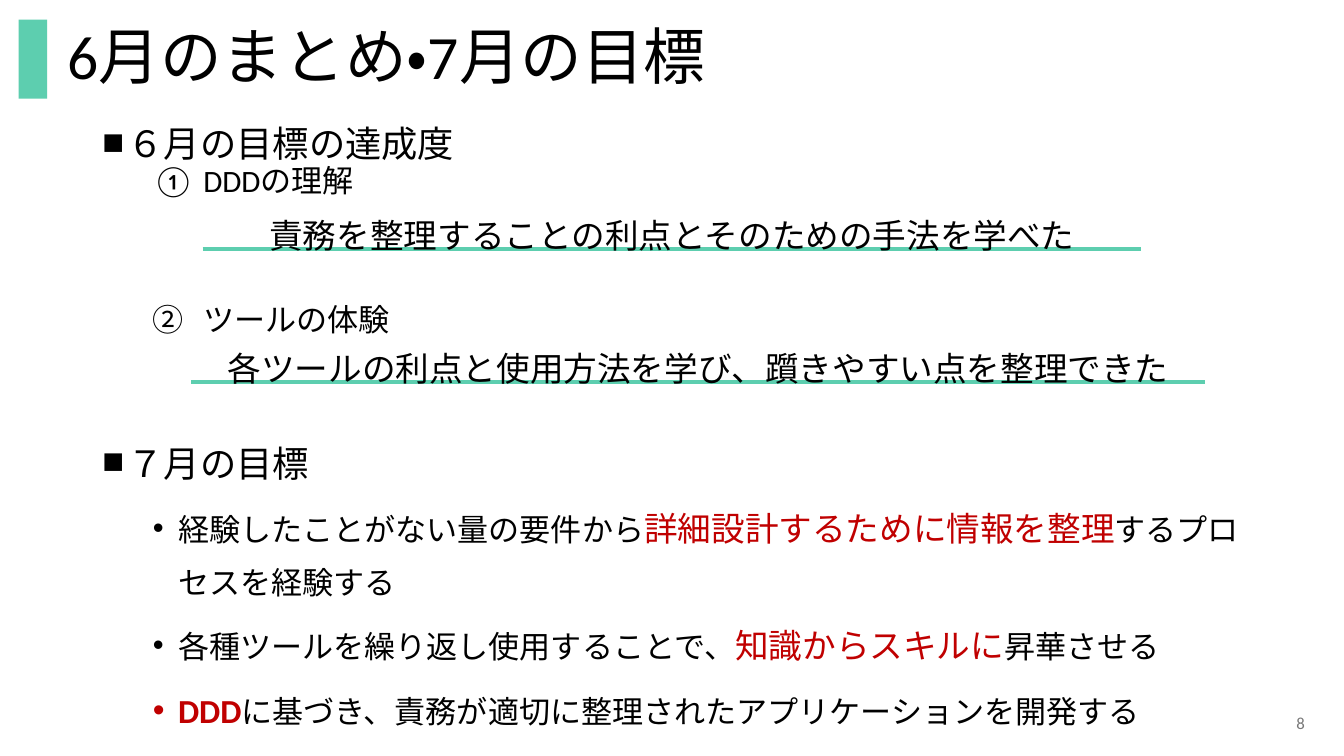
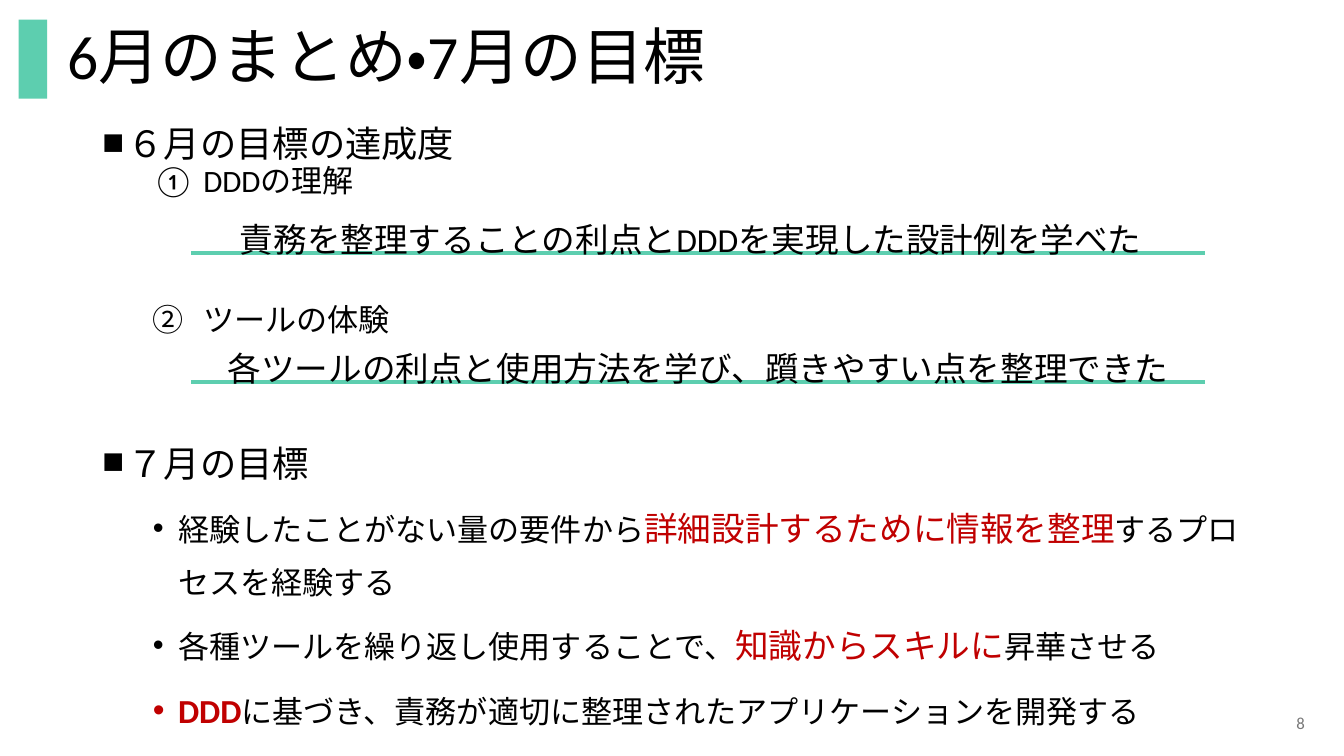
Before and after one commit to Keiichiro-Murayama/LibraryAPI, a slide deck: slide 8 of Docs/6月月次報告_WEMEX_村山.pptx. Drawn at 1344x756 pixels with LibreOffice and Linux fonts; fonts in the diff are those of the drawing. Boxes give left, top, right and bottom in pixels: in the first picture for what was removed or moved away, otherwise in the second. Text is boxed around its words. In the diff, an @@ line names an element or a change of style, - is before the commit and + after.

```diff
--- a/Docs/6月月次報告_WEMEX_村山.pptx
+++ b/Docs/6月月次報告_WEMEX_村山.pptx
@@ text at [240, 223, 1142, 255]: text changed @@
-責務を整理することの利点とそのための手法を学べた
+責務を整理することの利点とDDDを実現した設計例を学べた
@@ line moved from (203, 249) - (1141, 249) to (192, 253) - (1206, 253) @@
```
Also in this commit, not shown: 5 other slides changed.
